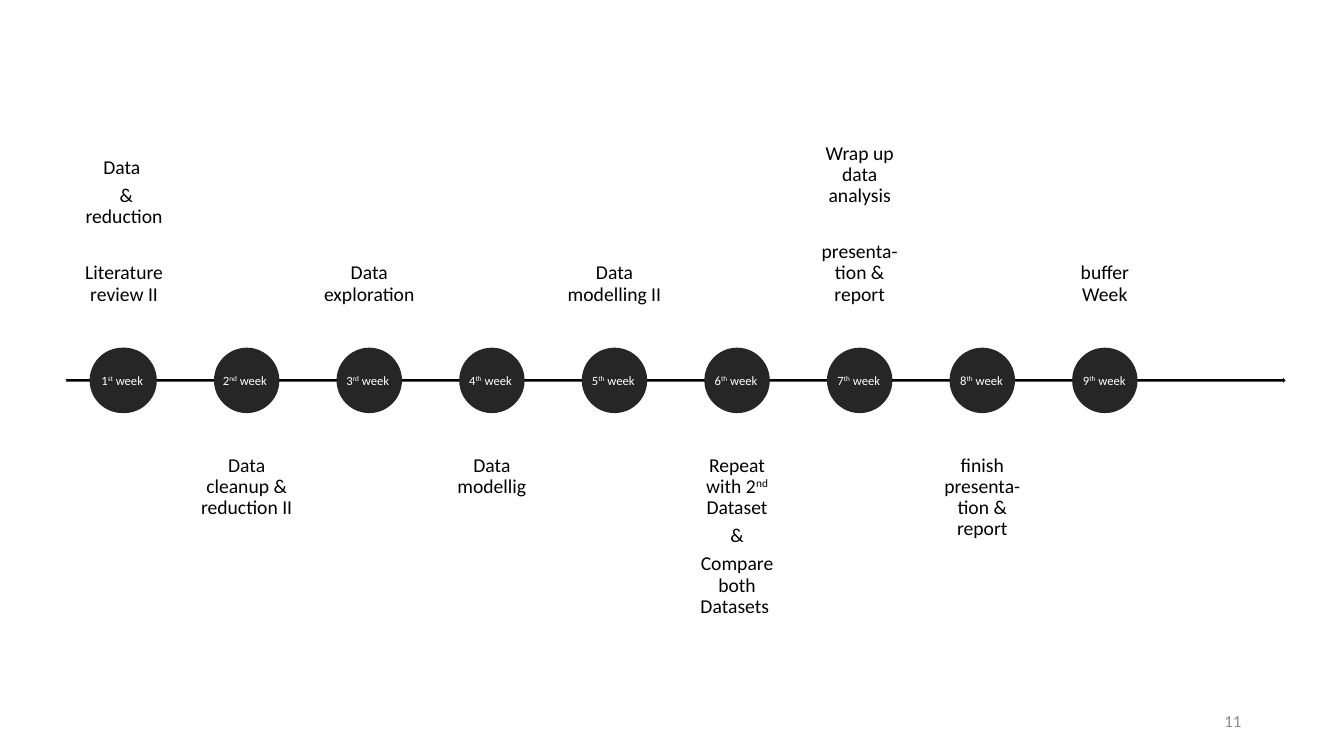
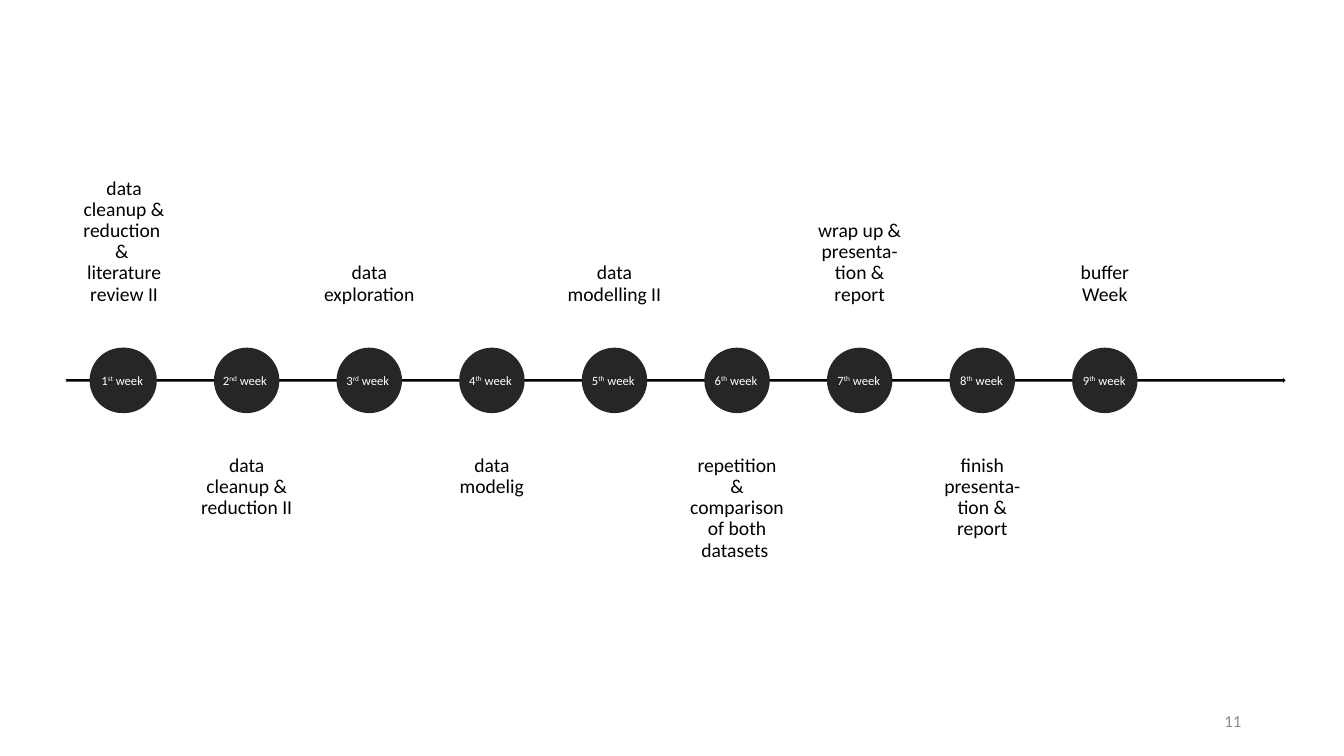
Before and after one commit to datascience-mobi-2022/2022-topic-03-team-05, a slide deck: slide 11 of Project Proposal_temporary draft.pptx. Drawn at 1344x756 pixels with LibreOffice and Linux fonts; fonts in the diff are those of the drawing. Boxes give left, top, right and bottom in pixels: in the first picture for what was removed or moved away, otherwise in the second. Text is boxed around its words. In the diff, an @@ line names an element or a change of style, - is before the commit and + after.

```diff
--- a/Project Proposal_temporary draft.pptx
+++ b/Project Proposal_temporary draft.pptx
@@ text at [83, 181, 161, 301]: text changed @@
-Data
-& reduction
-Literature review II
+data cleanup & reduction & literature review II
@@ text at [818, 227, 898, 304]: text changed @@
-Wrap up data analysis
-presenta-tion & report
+wrap up & presenta-tion & report
@@ text at [324, 265, 414, 304]: text changed @@
-Data exploration
+data exploration
@@ text at [568, 265, 661, 305]: text changed @@
-Data modelling II
+data modelling II
@@ text at [201, 458, 292, 514]: text changed @@
-Data cleanup & reduction II
+data cleanup & reduction II
@@ text at [460, 458, 524, 497]: text changed @@
-Data modellig
+data modelig
@@ text at [690, 458, 783, 557]: text changed @@
-Repeat with 2nd Dataset
-&
-Compare both Datasets
+repetition & comparison of both datasets
```
Also in this commit, not shown: 18 other slides changed.
